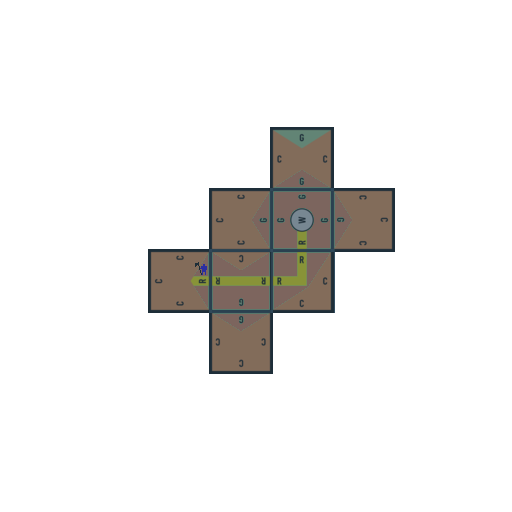
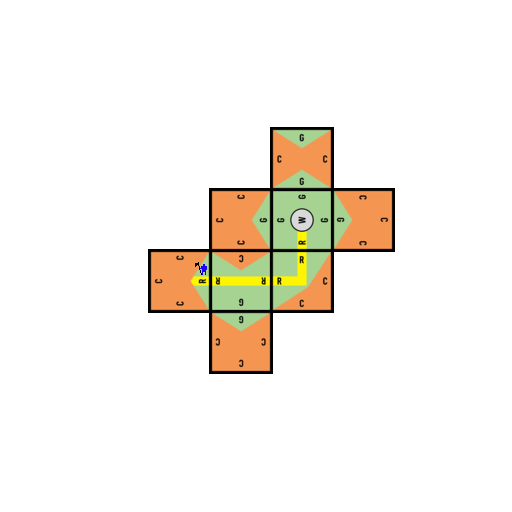
Two versions of the same layered image (512 x 512). Layer-by-layer changes:
hid group "Copie de Copie de Copie de Copie de Copie de Copie de Copie de Copie de Copie d…" (1st of 2) (8 layers) over [148, 127, 395, 374]
hid group "Copie de Copie de Copie de Copie de Copie de Copie de Copie de Copie de Copie d…" (2nd of 2) (8 layers) over [148, 127, 395, 374]
hid group "Copie de Copie de Copie de Copie de Copie de Copie de Copie de Copie de Groupe …" (7 layers) over [148, 127, 395, 374]
hid group "Copie de Copie de Copie de Copie de Copie de Copie de Copie de Groupe de calques" (7 layers) over [148, 127, 395, 374]
hid group "Copie de Copie de Copie de Copie de Copie de Copie de Groupe de calques" (7 layers) over [148, 127, 395, 374]
hid group "Copie de Copie de Copie de Copie de Copie de Groupe de calques" (6 layers) over [148, 127, 395, 374]
hid group "Copie de Copie de Copie de Copie de Groupe de calques" (5 layers) over [148, 127, 395, 374]
hid group "Copie de Copie de Copie de Groupe de calques" (4 layers) over [148, 127, 395, 374]
hid group "Copie de Copie de Groupe de calques" (3 layers) over [148, 127, 395, 374]
hid group "Copie de Groupe de calques" (3 layers) over [148, 127, 395, 374]
renamed "00.png" to "00.png #11", moved it into group "Copie de Groupe de calques #1" over [148, 249, 212, 313]
renamed "Calque #1" to "Calque #13", moved it into group "Copie de Groupe de calques #1" over [194, 252, 209, 276]
renamed "Copie de Arrière-plan" to "Copie de Arrière-plan #1", moved it into group "Copie de Groupe de calques #1" over [148, 249, 212, 313]
